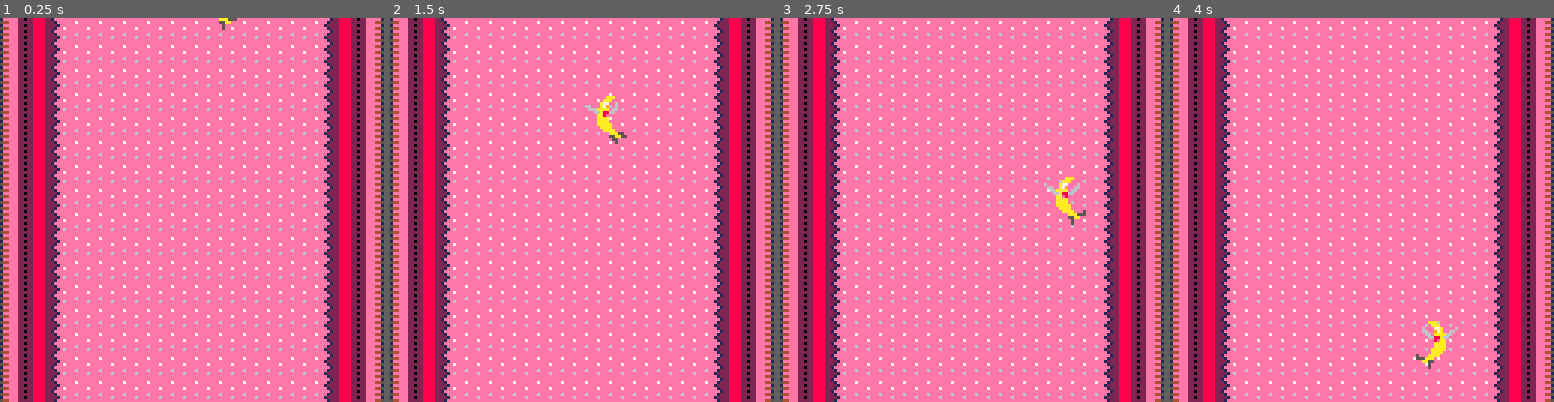
Above: before the commit, frames 1-4 (left to right).
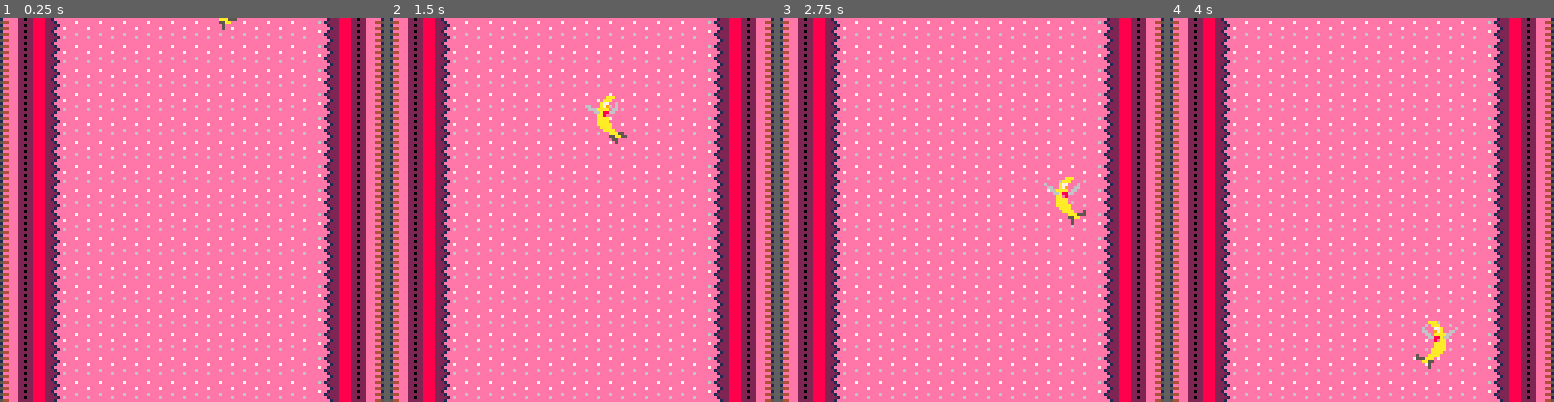
Above: after the commit, the same moments.

Repository: antonono/pico8
Game: PICO-8 cartridge carts/dontEatMe.p8
Same seed, same stepped clock (60 frames per second), same inputs: the game is played once before the commit and once after it.
Inputs:
- Up to frame 1 (0.25 s): no input
- Up to frame 2 (1.5 s): no input
- Up to frame 3 (2.75 s): hold Right 1.6-2.1 s; hold Up 2.15-2.42 s; hold Right from 2.47 s (still down)
- Up to frame 4 (4 s): release Right at 3.03 s; hold Left 3.08-3.58 s; hold Down 3.63-3.97 s

The runs differ from the first frame. In frame 1, 2.0% of the frame differs, in the area x 82-87%, y 0-100%; in frame 2, 2.0%; in frame 3, 2.0%; in frame 4, 2.0%.

Commit message:
fix map2

Diff:
--- a/carts/dontEatMe.p8
+++ b/carts/dontEatMe.p8
@@ -139,14 +139,14 @@
 22287882e666eeee544eee2228888222221eeeeee6eeeeee00000000000000000000000000000000000000000000000000000000000000000000000000000000
 02288882eeeeeeee1eeeee22288882202221e6eeeeeee6ee00000000000000000000000000000000000000000000000000000000000000000000000000000000
 22288882eeeeeeee544eee2228888222221eeeeeeeeeeeee00000000000000000000000000000000000000000000000000000000000000000000000000000000
-000000000000000022eeeee102288882eeeeee12eeeeeeee00000000000000000000000000000000000000000000000000000000000000000000000000000000
-000000000000000022eee44522288882e7eee122e7eeeeee00000000000000000000000000000000000000000000000000000000000000000000000000000000
-000000000000000022eeeee102288882eeee1222eeee2eee00000000000000000000000000000000000000000000000000000000000000000000000000000000
-000000000000000022eee44522288882eeeee122eee212ee00000000000000000000000000000000000000000000000000000000000000000000000000000000
-000000000000000022eeeee102288882eeeeee12ee212eee00000000000000000000000000000000000000000000000000000000000000000000000000000000
-000000000000000022eee44522288882e6eee122e6e2eeee00000000000000000000000000000000000000000000000000000000000000000000000000000000
-000000000000000022eeeee102288882eeee1222eeeee6ee00000000000000000000000000000000000000000000000000000000000000000000000000000000
-000000000000000022eee44522288882eeeee122eeeeeeee00000000000000000000000000000000000000000000000000000000000000000000000000000000
+000000000000000022eeeee102288882eeeee122eeeeeeee00000000000000000000000000000000000000000000000000000000000000000000000000000000
+000000000000000022eee44522288882ee6e1222e7eeeeee00000000000000000000000000000000000000000000000000000000000000000000000000000000
+000000000000000022eeeee102288882eeeee122eeee2eee00000000000000000000000000000000000000000000000000000000000000000000000000000000
+000000000000000022eee44522288882eeeeee12eee212ee00000000000000000000000000000000000000000000000000000000000000000000000000000000
+000000000000000022eeeee102288882ee7ee122ee212eee00000000000000000000000000000000000000000000000000000000000000000000000000000000
+000000000000000022eee44522288882eeee1222e6e2eeee00000000000000000000000000000000000000000000000000000000000000000000000000000000
+000000000000000022eeeee102288882eeeee122eeeee6ee00000000000000000000000000000000000000000000000000000000000000000000000000000000
+000000000000000022eee44522288882eeeeee12eeeeeeee00000000000000000000000000000000000000000000000000000000000000000000000000000000
 __gff__
 0202020202020202020202020000000002020202020202020202020200000000020202020202020202020000000000000202020202020202020200000000000000000000800000000000000000000000000000008000000000000000000000000000000000000000000000000000000000000000000000000000000000000000
 0000000000000000000000000000000000000000000000000000000000000000000000000000000000000000000000000000000000000000000000000000000000000000000000000000000000000000000000000000000000000000000000000000000000000000000000000000000000000000000000000000000000000000
